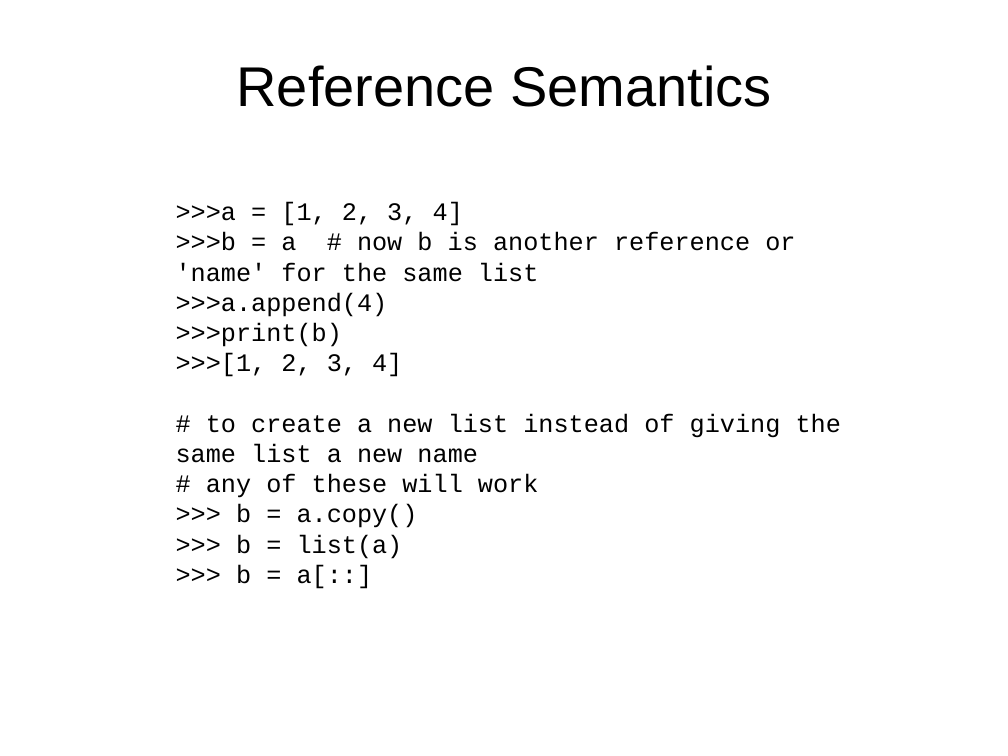
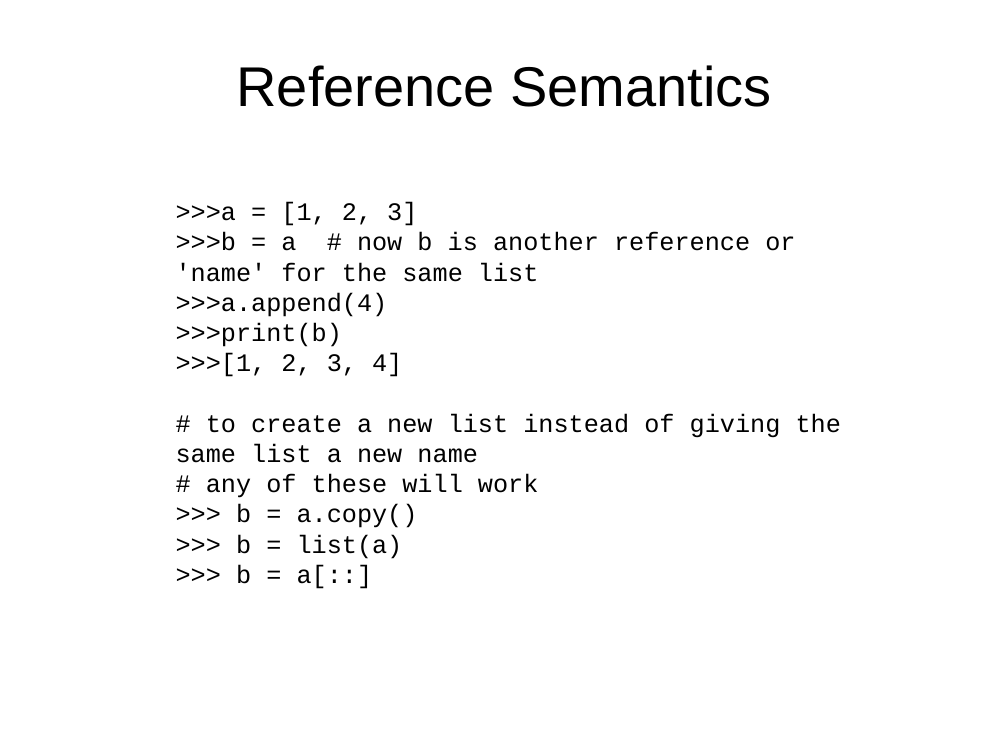
Before and after one commit to jyesselm/Chem991E, a slide deck: slide 7 of 02_introduction_to_python_part_ii/slides.pptx. Drawn at 1008x756 pixels with LibreOffice and Linux fonts; fonts in the diff are those of the drawing. Boxes give left, top, right and bottom in pixels: in the first picture for what was removed or moved away, otherwise in the second. Text is boxed around its words. In the diff, an @@ line names an element or a change of style, - is before the commit and + after.

```diff
--- a/02_introduction_to_python_part_ii/slides.pptx
+++ b/02_introduction_to_python_part_ii/slides.pptx
@@ text at <box>176,202,417,226</box>: text changed @@
->>>a = [1, 2, 3, 4]
+>>>a = [1, 2, 3]
```
Also in this commit, not shown: 1 other slide changed, 1 other file.
